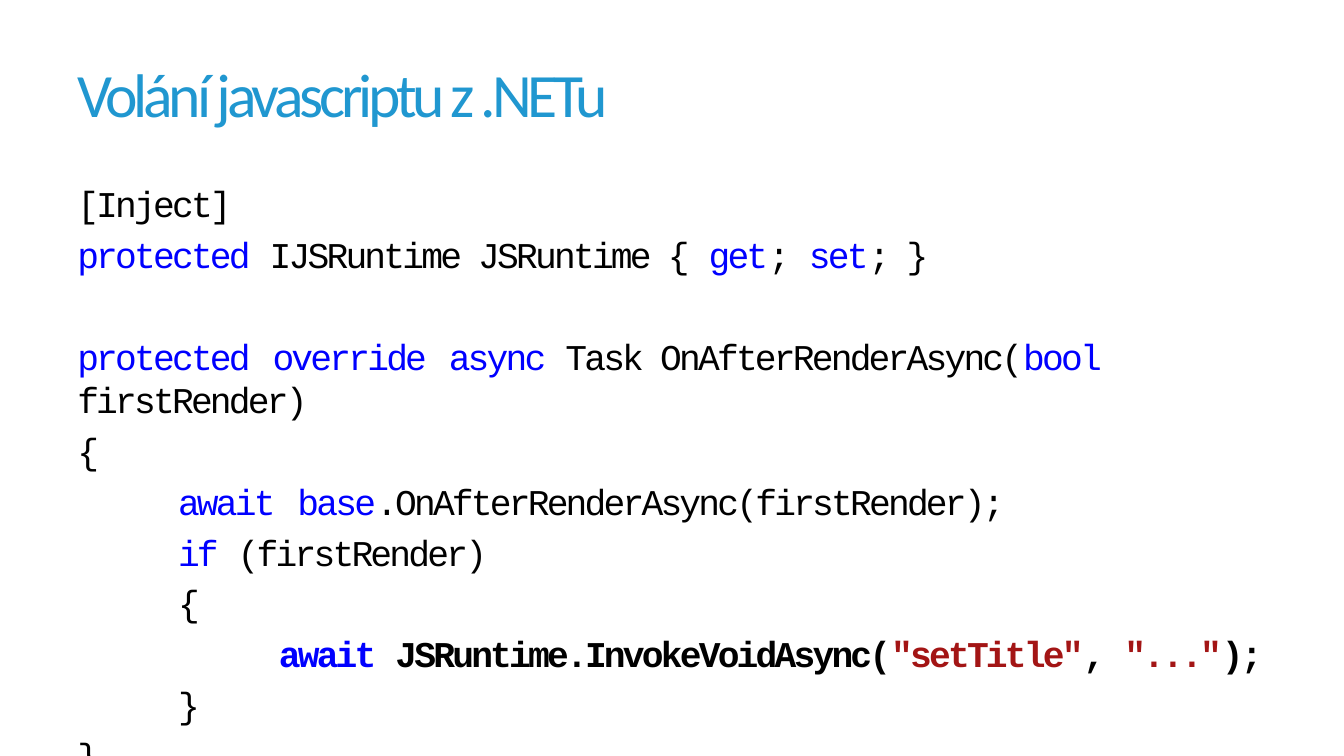
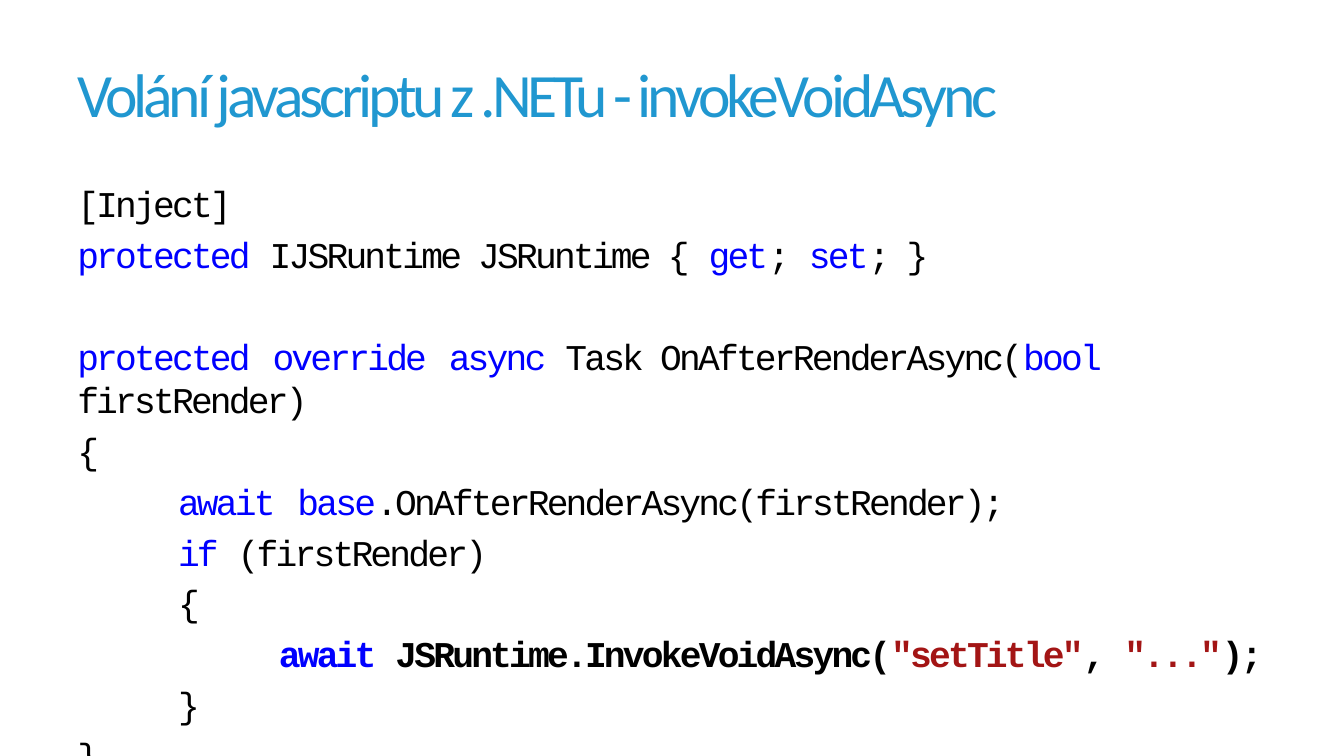
Before and after one commit to jirikanda/BlazorDemos, a slide deck: slide 4 of Presentation/05 - Blazor - Javascript Interop.pptx. Drawn at 1344x756 pixels with LibreOffice and Linux fonts; fonts in the diff are those of the drawing; background and template pictures are left out. Boxes give left, top, right and bottom in pixels: in the first picture for what was removed or moved away, otherwise in the second. Text is boxed around its words. In the diff, an @@ line names an element or a change of style, - is before the commit and + after.

```diff
--- a/Presentation/05 - Blazor - Javascript Interop.pptx
+++ b/Presentation/05 - Blazor - Javascript Interop.pptx
@@ title at (77,74,997,128): text changed @@
-Volání javascriptu z .NETu
+Volání javascriptu z .NETu - invokeVoidAsync
```
Also in this commit, not shown: 4 other slides changed, 2 slides added, 29 other files.
